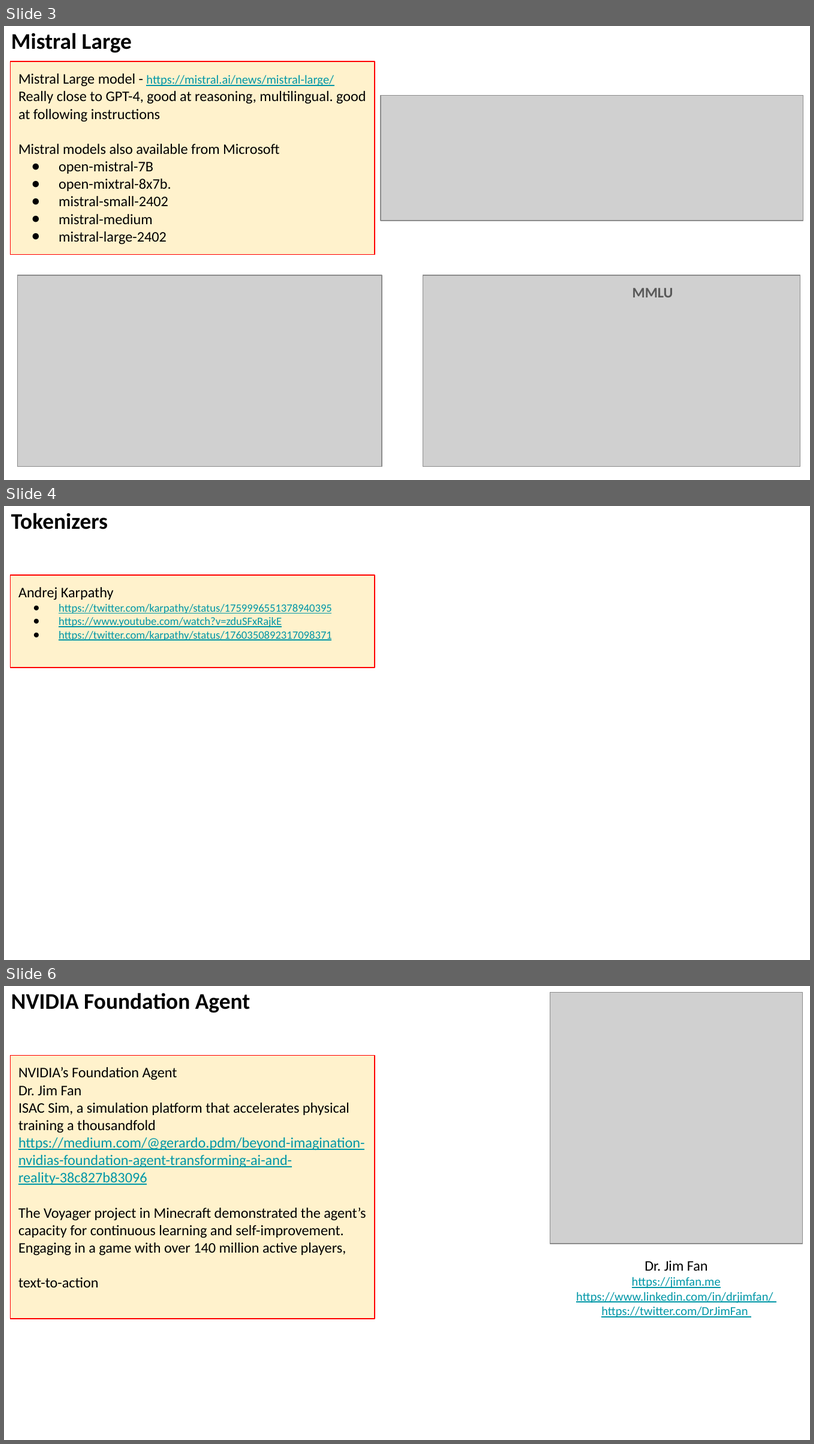
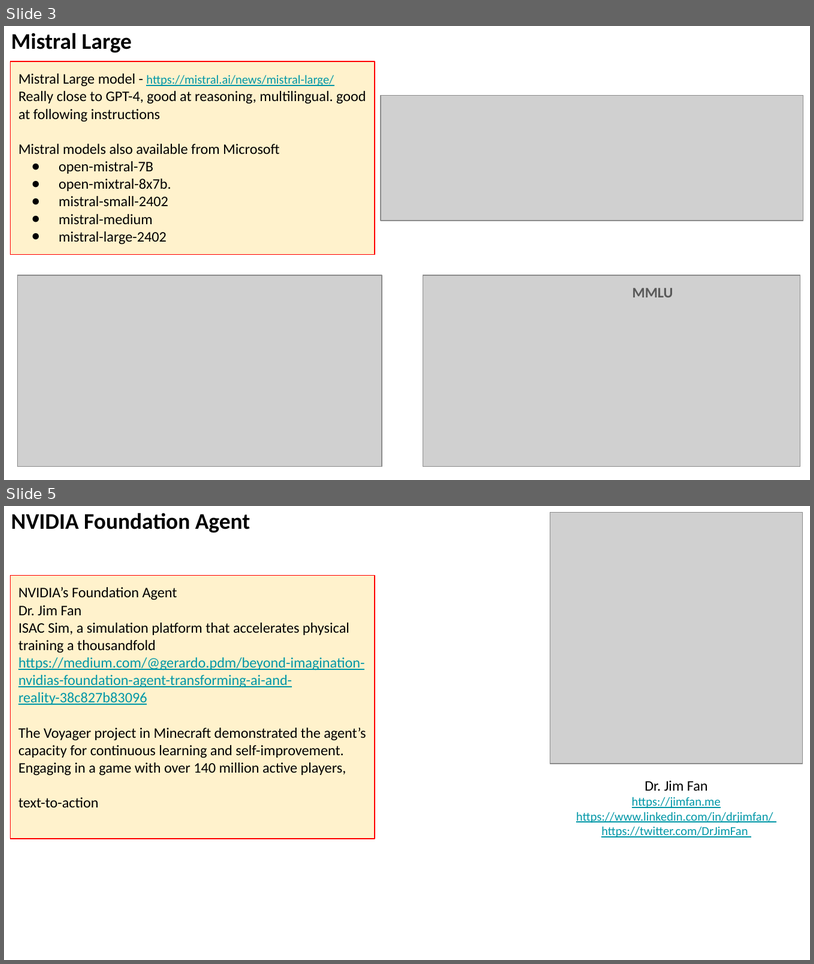
Before and after one commit to lselector/seminar, a slide deck: 2024/2024-03-01-AI-Updates.pptx. Shown one above the other, each under a label of ours: slides 3, 4 and 6 before the commit, slides 3 and 5 after it; the slides between them are not shown. The pictures are 814x1444 and 814x964 pixels, drawn with LibreOffice and Linux fonts; fonts in the diff are those of the drawing; grey boxes stand for pictures. Boxes give left, top, right and bottom in pixels: in the first picture for what was removed or moved away, otherwise in the second. Text is boxed around its words. In the diff, an @@ line names an element or a change of style, - is before the commit and + after.

```diff
--- a/2024/2024-03-01-AI-Updates.pptx
+++ b/2024/2024-03-01-AI-Updates.pptx
@@ slide 4 removed at (x1=4, y1=506, x2=810, y2=960), background #FFFFFF @@
@@ text removed at (x1=11, y1=513, x2=108, y2=529) @@
-Tokenizers
@@ rectangle removed at (x1=11, y1=576, x2=375, y2=667) @@
-Andrej Karpathy
-● https://twitter.com/karpathy/status/1759996551378940395
-● https://www.youtube.com/watch?v=zduSFxRajkE
-● https://twitter.com/karpathy/status/1760350892317098371
@@ what was slide 6 is now slide 5 @@
```
Also in this commit, not shown: 6 slides changed, 7 slides added, 2 other slides removed.
